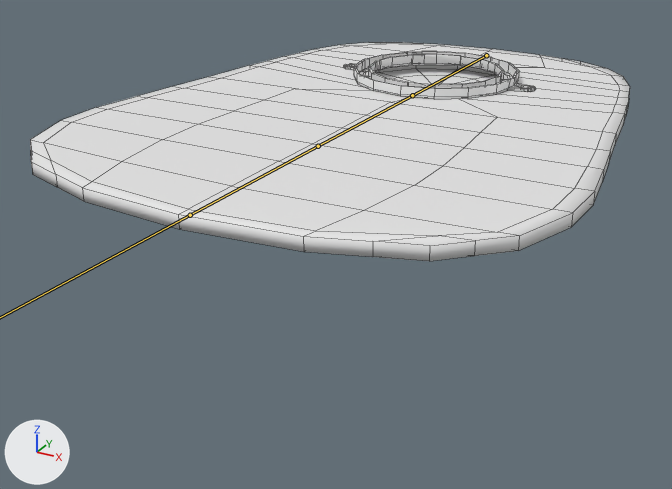
Before and after pictures for a commit that changed the FBX model care-up/Assets/_Models/OstomyBag.fbx.
The view is the same before and after, from a camera (50 mm lens) standing at (0.149, -0.357, 0.096) and looking at (-0.019, -0.052, -0.057). The lights are fixed; the arrows at lower left show +X, +Y and +Z. The bones that bend it are drawn over the model as lines. Mesh edges are drawn as thin lines.

The first picture shows 'Bag'.
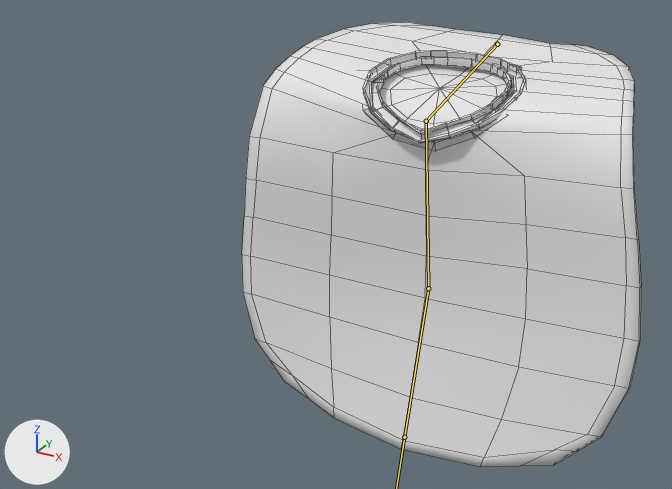
The newer file adds an action. The first version stands in its rest pose; the second is drawn at frame 35 of the action 'OstomyBagArmature|_osBag_Laying_Anim'.

Where the change shows, as pixel boxes (x1, y1, x2, y2) in the pictures (672 x 489 px):
'Bag', posed (33% narrower, 103% taller)
    before: (30, 42, 630, 261)
    after: (242, 22, 641, 467)
bone 'Bone', root to tip
    before: (486, 55) to (412, 95)
    after: (497, 44) to (426, 121)
bone 'Bone.001', root to tip
    before: (412, 95) to (318, 146)
    after: (426, 121) to (428, 288)
bone 'Bone.002', root to tip
    before: (318, 146) to (190, 215)
    after: (428, 288) to (404, 437)

The change in detail:
Bone 'Bone' (bone_bone) moves from (0.0, 0.0, 0.0) to (0.002, -0.0086, -0.004).
Bone 'Bone' (bone_bone) turns from (0, 0, 0) to (12, -3, 0) degrees about its own x, y and z.
Bone 'Bone.001' (bone_bone_001) turns from (0, 0, 0) to (78, 5, -4) degrees about its own x, y and z.
Bone 'Bone.002' (bone_bone_002) turns from (0, 0, 0) to (-15, 5, 4) degrees about its own x, y and z.
